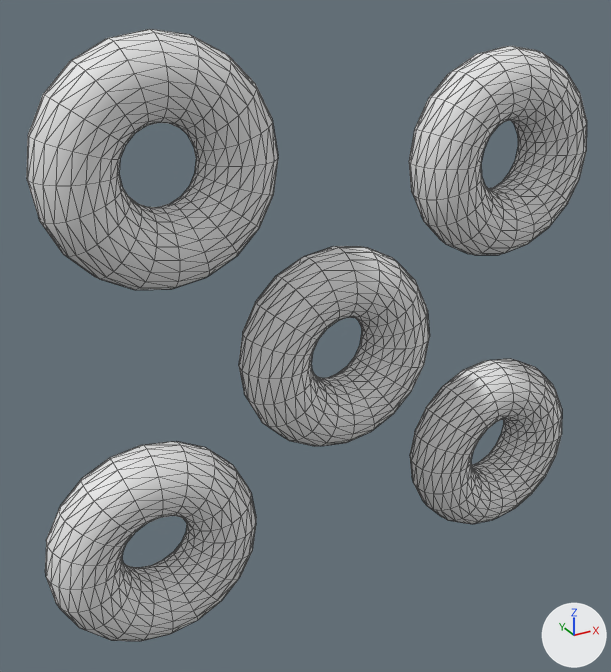
Renders of the FBX model Assets/Donuts.fbx from each side of a commit.
One viewpoint serves both versions: a camera (50 mm lens) standing at (-0.0571, -0.0943, 0.0502) and looking at (-0.0038, 0.0025, 0.0018). Lighting does not change. The marker at lower right points along +X, +Y and +Z. Mesh edges are drawn as thin lines. Materials are left out; every surface is plain grey. Where no turn or scale is listed for an object, it has been applied to the vertices.
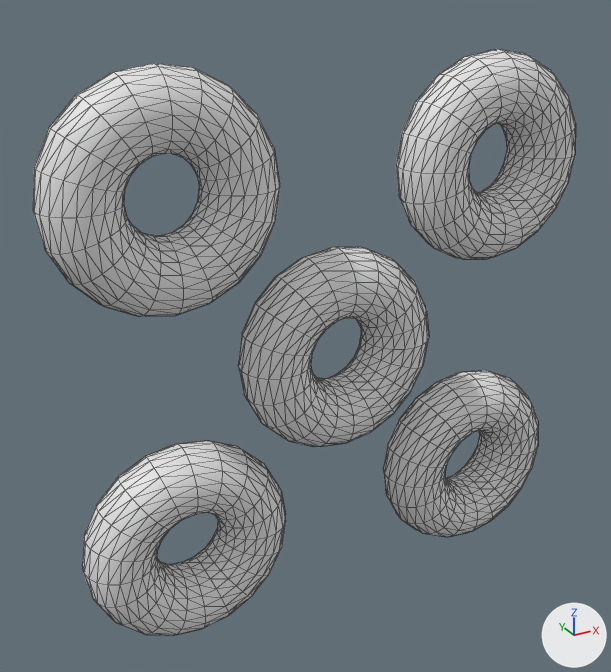
What differs and where, as boxes (x1, y1, x2, y2) in the pictures (611 x 672 px; the box of a moved part takes in the faces that stretch with it):
'pTorus6', reshaped, moved: before (27, 29, 587, 641); after (33, 49, 576, 636)
part 1 of me_mesh, moved or reshaped: before (45, 442, 256, 641); after (238, 247, 429, 447)
part 2 of me_mesh, moved or reshaped: before (27, 29, 278, 290); after (383, 370, 538, 537)
part 3 of me_mesh, moved or reshaped: before (239, 246, 430, 446); after (396, 49, 576, 259)
part 4 of me_mesh, moved or reshaped: before (409, 46, 587, 255); after (82, 441, 286, 636)
part 5 of me_mesh, moved or reshaped: before (410, 359, 562, 524); after (33, 63, 280, 317)

The edits, one by one:
me_mesh has 2000 vertices, 4000 faces and spans x -0.0445..0.0445, y -0.005..0.005, z -0.0414..0.0414.
me_mesh is used by ob_ptorus6; location (0.0006, 0.0, 0.0023).
me_mesh part 1: the loose piece of 400 vertices spanning x -0.0445..-0.0145, y -0.005..0.005, z -0.0405..-0.0105 is moved by (0.0292, 0.0, 0.0253).
me_mesh part 2: the loose piece of 400 vertices spanning x -0.0402..-0.0102, y -0.005..0.005, z 0.0114..0.0414 is moved by (0.0499, 0.0, -0.0515).
me_mesh part 3: the loose piece of 400 vertices spanning x -0.0156..0.0144, y -0.005..0.005, z -0.0173..0.0127 is moved by (0.0253, 0.0, 0.0268).
me_mesh part 4: the loose piece of 400 vertices spanning x 0.0114..0.0414, y -0.005..0.005, z 0.0076..0.0376 is moved by (-0.0508, 0.0, -0.0471).
me_mesh part 5: the loose piece of 400 vertices spanning x 0.0145..0.0445, y -0.005..0.005, z -0.0414..-0.0114 is moved by (-0.0542, 0.0, 0.0515).
Object 'pTorus6' (ob_ptorus6) moves from (0.0006, 0.0, 0.0023) to (0.0003, 0.0002, 0.0).
